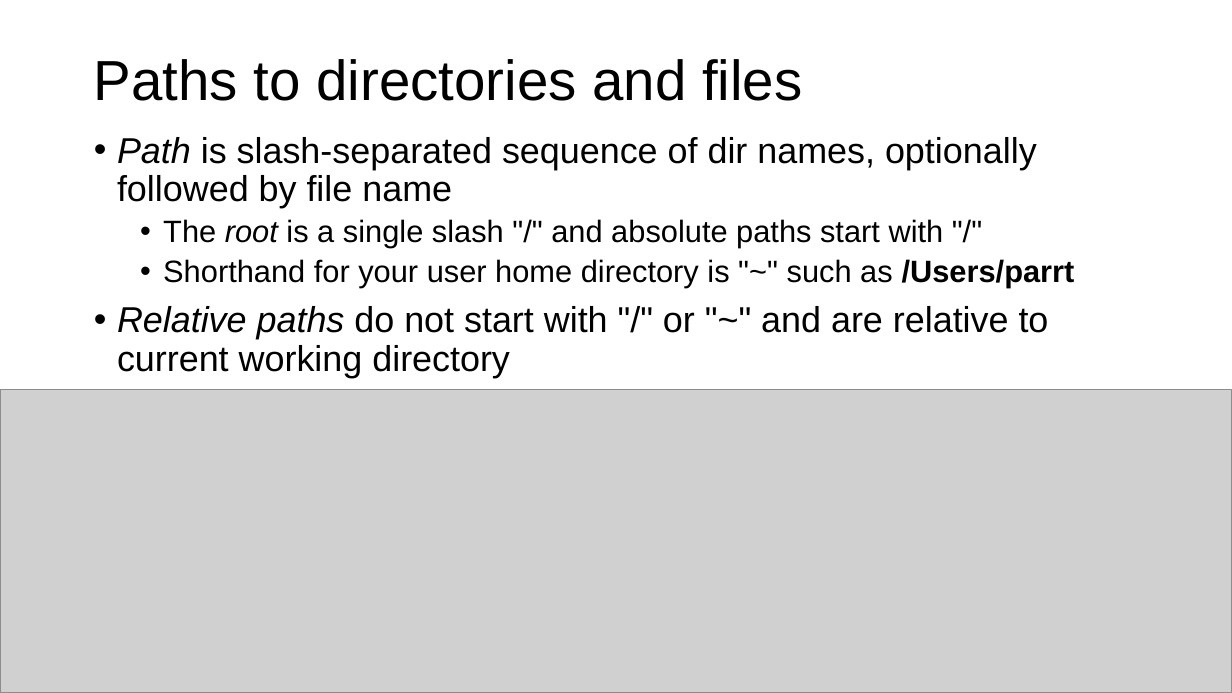
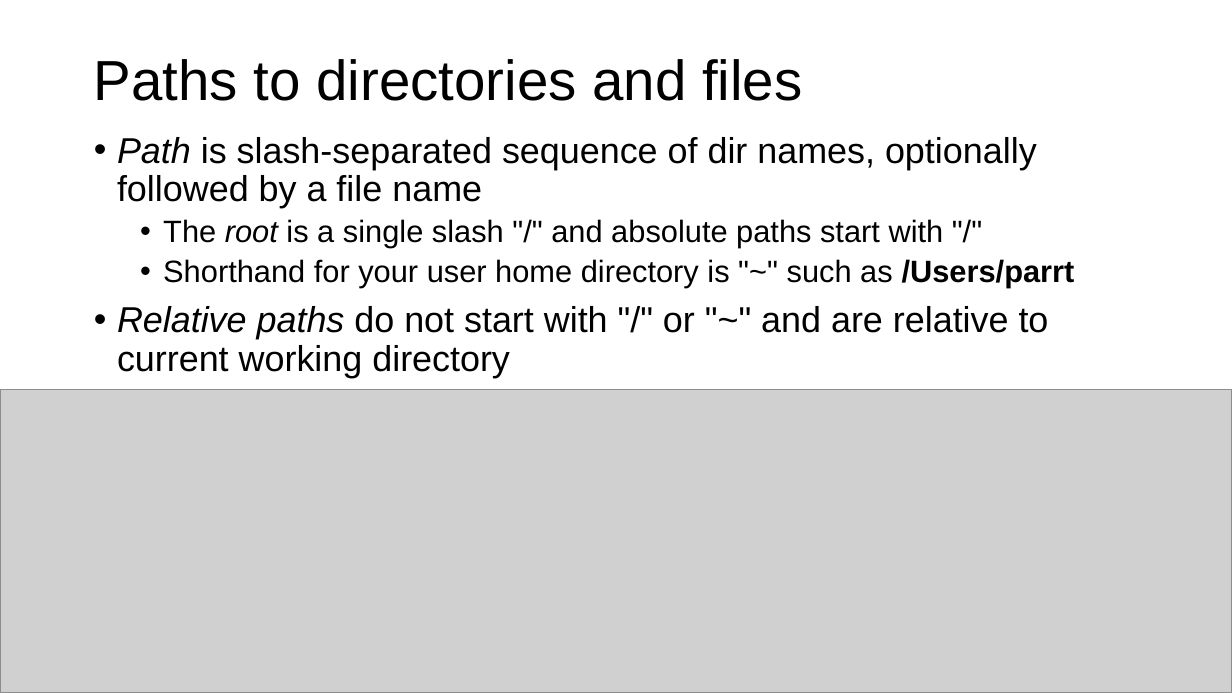
Before and after one commit to parrt/msds501, a slide deck: slide 13 of slides/overview.pptx (slide 14 before the commit). Drawn at 1232x693 pixels with LibreOffice and Linux fonts; fonts in the diff are those of the drawing; grey boxes stand for pictures; background and template pictures are left out. Boxes give left, top, right and bottom in pixels: in the first picture for what was removed or moved away, otherwise in the second. Text is boxed around its words. In the diff, an @@ line names an element or a change of style, - is before the commit and + after.

```diff
--- a/slides/overview.pptx
+++ b/slides/overview.pptx
@@ text at [117, 137, 1037, 208]: text changed @@
-• Path is slash-separated sequence of dir names, optionally followed by file name
+• Path is slash-separated sequence of dir names, optionally followed by a file name
```
Also in this commit, not shown: 1 other slide changed, 1 slide added, 2 slides removed, 2 other files.
